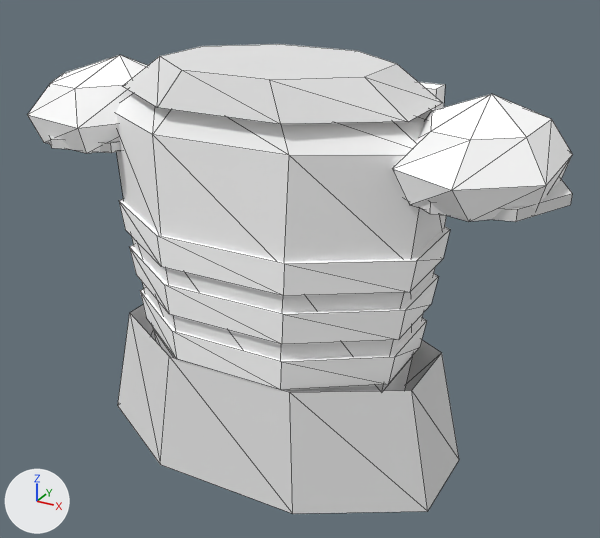
The OBJ model Models/person_male_armor_plate.obj: old version first, new version second.
One viewpoint serves both versions: a camera (50 mm lens) standing at (0.63, -1.07, 0.959) and looking at (0.033, 0.016, 0.416). Every picture has the same lights, and +X, +Y and +Z are marked at lower left. The first picture is the older version. Mesh edges are drawn as thin lines. Where no turn or scale is listed for an object, it has been applied to the vertices. Vertices at exactly the same position are counted once.

Names of what the first picture shows: 'person_male_armor_plate'.
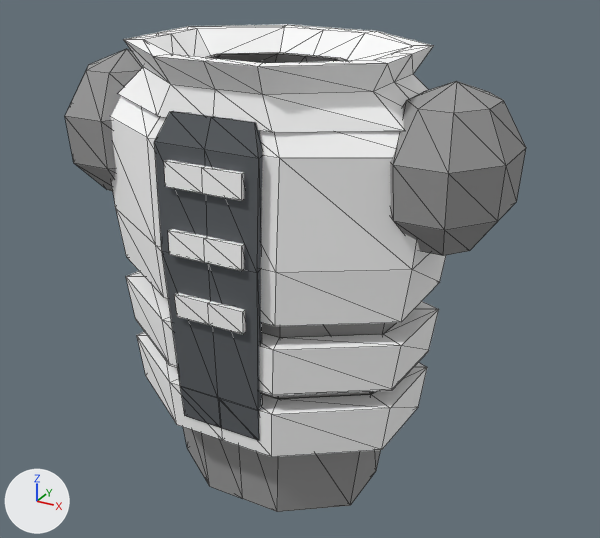
The change, as a list of edits to the scene's bpy script:
```text
Add mat_rp_strap:
    mat_rp_strap = principled_material('rp_strap')
    mat_rp_strap.base_color = (0.1, 0.11, 0.12)  # dark grey #595d61
    mat_rp_strap.roughness = 1.0
Add mat_stuff_rp_under:
    mat_stuff_rp_under = principled_material('stuff_rp_under')
    mat_stuff_rp_under.base_color = (0.32, 0.32, 0.32)  # grey #999999
    mat_stuff_rp_under.roughness = 1.0
Change me_person_male_armor_plate:
    used by ob_person_male_armor_plate; location = (0.0, 0.0, 0.0)
    remove me_person_male_armor_plate.from_pydata(...)  # 202 vertices, 254 faces; spans x -0.439..0.444, y -0.179..0.189, z 0.1..0.75
    add me_person_male_armor_plate.from_pydata(...)  # 518 vertices, 1012 faces; spans x -0.367..0.367, y -0.2..0.181, z 0.04..0.775
    me_person_male_armor_plate part 1: the loose piece of 40 vertices spanning x -0.268..0.268, y -0.161..0.161, z 0.2..0.72 is rebuilt with 100 vertices and now spans x -0.245..0.245, y -0.148..0.148, z 0.04..0.742, in mat_stuff_rp_under (grey #999999)
    me_person_male_armor_plate part 2: the loose piece of 23 vertices spanning x -0.439..-0.206, y -0.136..0.149, z 0.584..0.73 is rebuilt with 34 vertices and now spans x -0.367..-0.188, y -0.116..0.116, z 0.52..0.745, in mat_stuff_rp_under (grey #999999)
    me_person_male_armor_plate part 3: the loose piece of 23 vertices spanning x 0.203..0.425, y -0.15..0.139, z 0.584..0.73 is rebuilt with 34 vertices and now spans x 0.188..0.367, y -0.116..0.116, z 0.52..0.745, in mat_stuff_rp_under (grey #999999)
    me_person_male_armor_plate part 4: the loose piece of 16 vertices spanning x -0.307..0.307, y -0.179..0.179, z 0.1..0.3 is rebuilt with 40 vertices and now spans x -0.239..0.239, y -0.18..0.178, z 0.155..0.27, in mat_stuff_plain (white #ffffff)
    me_person_male_armor_plate part 5: the loose piece of 16 vertices spanning x -0.236..0.236, y -0.159..0.159, z 0.3..0.35 is rebuilt with 60 vertices and now spans x -0.252..0.252, y -0.181..0.18, z 0.265..0.38, in mat_stuff_plain (white #ffffff)
    me_person_male_armor_plate part 6: the loose piece of 16 vertices spanning x -0.238..0.238, y -0.157..0.157, z 0.7..0.75 is rebuilt with 72 vertices and now spans x -0.239..0.239, y -0.181..0.181, z 0.69..0.775, in mat_stuff_plain (white #ffffff)
    me_person_male_armor_plate part 7: a new loose piece of 112 vertices spanning x -0.275..0.275, y -0.178..0.178, z 0.415..0.71, in mat_stuff_plain (white #ffffff)
    me_person_male_armor_plate part 8: a new loose piece of 30 vertices spanning x -0.084..0.084, y -0.192..-0.151, z 0.215..0.7, in mat_rp_strap (dark grey #595d61)
    me_person_male_armor_plate part 9: the loose piece of 14 vertices spanning x -0.432..-0.199, y -0.119..0.119, z 0.6..0.616 is deleted
    me_person_male_armor_plate part 10: the loose piece of 14 vertices spanning x 0.212..0.444, y -0.119..0.119, z 0.6..0.616 is deleted
    me_person_male_armor_plate part 11
    40 vertices are removed from x -0.262..0.262, y -0.166..0.189, z 0.38..0.7
    39 faces are deleted
    28 vertices are added at x -0.063..0.063, y -0.2..-0.18, z 0.402..0.638
    8 new vertices lie (0.0, 0.001, 0.036) away from vertices in x -0.061..0.061, y -0.2..-0.181, z 0.502..0.602
    60 new faces join them, mat_stuff_plain (white #ffffff)
    remove me_person_male_armor_plate.materials.append(mat_stuff_plain_light)  # white #ffffff
    remove me_person_male_armor_plate.materials.append(mat_stuff_plain_dark)  # white #e7e7e7
    add me_person_male_armor_plate.materials.append(mat_stuff_rp_under)  # grey #999999
    add me_person_male_armor_plate.materials.append(mat_rp_strap)  # dark grey #595d61
```

What differs and where, as boxes [x1, y1, x2, y2] in the pictures (600 x 538 px):
'person_male_armor_plate', reshaped (15% narrower): before [28, 44, 573, 514]; after [65, 24, 526, 512]
part 1 of me_person_male_armor_plate, rebuilt: before [116, 93, 447, 392]; after [183, 52, 396, 512]
part 2 of me_person_male_armor_plate, rebuilt: before [28, 55, 148, 153]; after [65, 49, 143, 191]
part 3 of me_person_male_armor_plate, rebuilt: before [392, 94, 573, 222]; after [390, 81, 526, 256]
part 4 of me_person_male_armor_plate, rebuilt: before [118, 305, 459, 514]; after [137, 332, 427, 457]
part 5 of me_person_male_armor_plate, rebuilt: before [140, 289, 427, 390]; after [126, 271, 439, 396]
part 6 of me_person_male_armor_plate, rebuilt (36% taller): before [123, 44, 443, 124]; after [118, 24, 433, 133]
part 7 of me_person_male_armor_plate, added: after [111, 96, 446, 326]
part 8 of me_person_male_armor_plate, added: after [154, 111, 263, 440]
part 9 of me_person_male_armor_plate, deleted: before [49, 136, 121, 153]
part 10 of me_person_male_armor_plate, deleted: before [404, 179, 572, 222]
part 11 of me_person_male_armor_plate, built on: before [119, 82, 450, 344]; after [164, 160, 246, 334]
